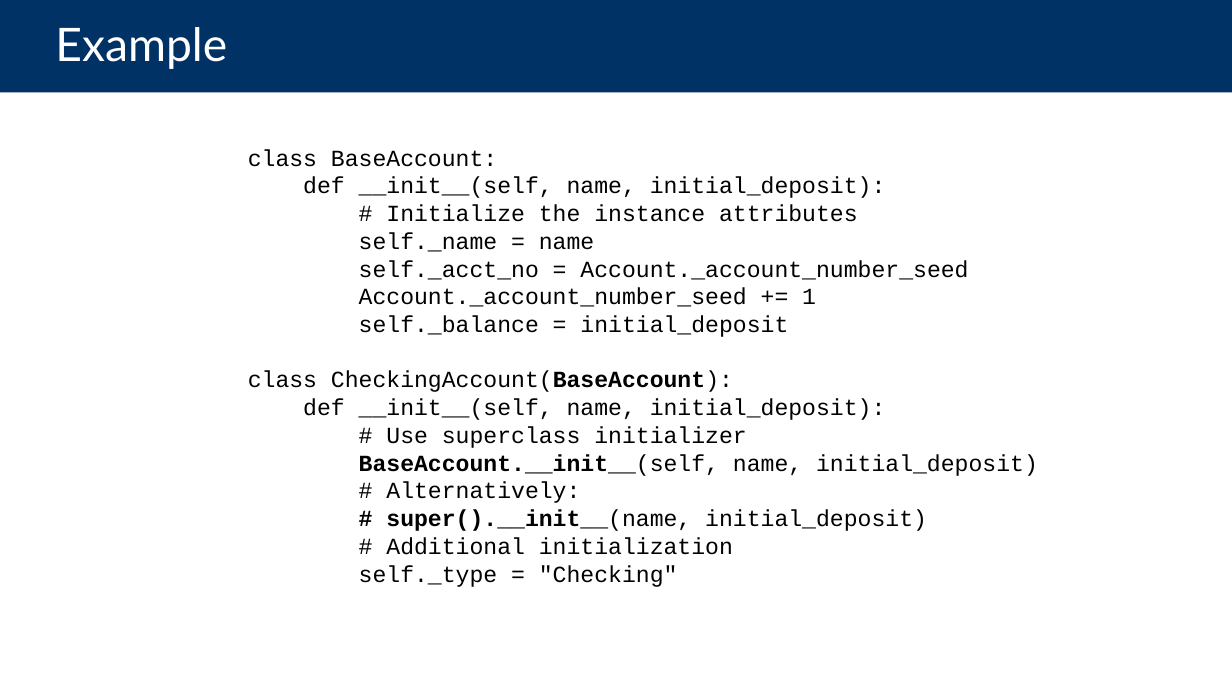
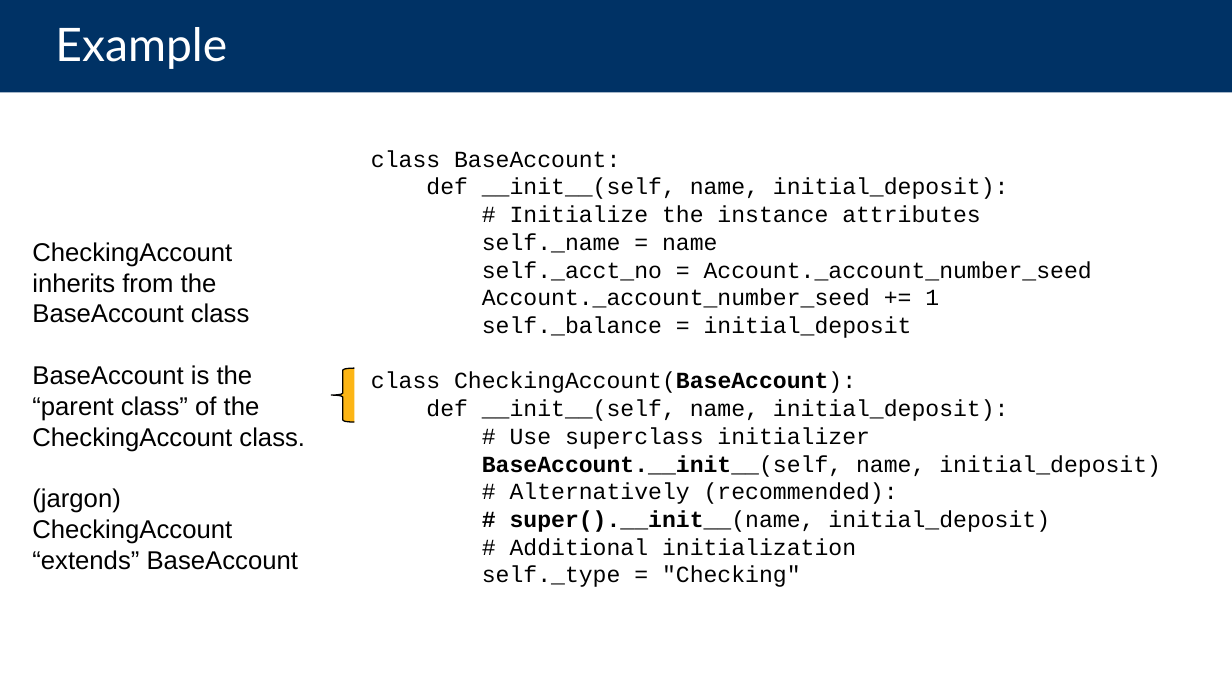
Before and after one commit to cs88-website/su24, a slide deck: slide 21 of assets/slides/su24/15-OOP_II.pptx (slide 17 before the commit). Drawn at 1232x693 pixels with LibreOffice and Linux fonts; fonts in the diff are those of the drawing. Boxes give left, top, right and bottom in pixels: in the first picture for what was removed or moved away, otherwise in the second. Text is boxed around its words. In the diff, an @@ line names an element or a change of style, - is before the commit and + after.

```diff
--- a/assets/slides/su24/15-OOP_II.pptx
+++ b/assets/slides/su24/15-OOP_II.pptx
@@ text "class BaseAccount:" moved from (x1=248, y1=149, x2=1038, y2=587) to (x1=371, y1=150, x2=1161, y2=587) @@
@@ text added at (x1=32, y1=242, x2=305, y2=570), 20 pt, text #000000 @@
+CheckingAccount inherits from the BaseAccount class
+BaseAccount is the “parent class” of the CheckingAccount class.
+(jargon) CheckingAccount “extends” BaseAccount
@@ left brace added at (x1=332, y1=368, x2=355, y2=421), fill #FCB515, outline #000000 1 pt @@
@@ text at (x1=510, y1=483, x2=898, y2=504): text changed @@
-# Alternatively:
+# Alternatively (recommended):
```
Also in this commit, not shown: 12 other slides changed, 9 slides added, 2 slides removed, 11 other files.
